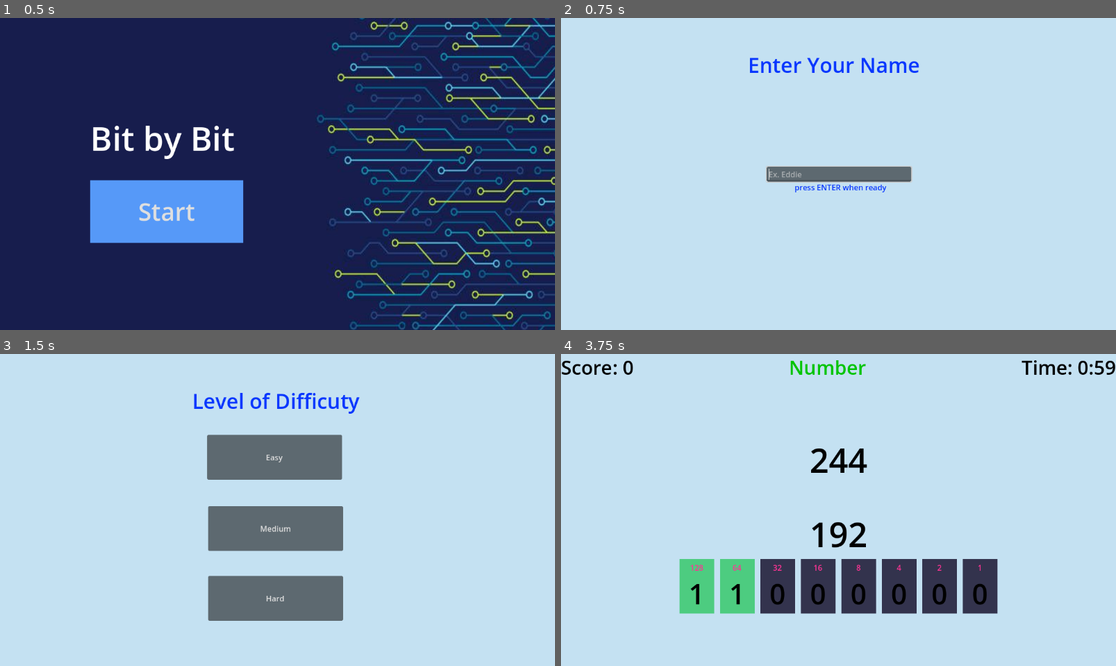
Above: before the commit, frames 1-4 (two rows, left to right).
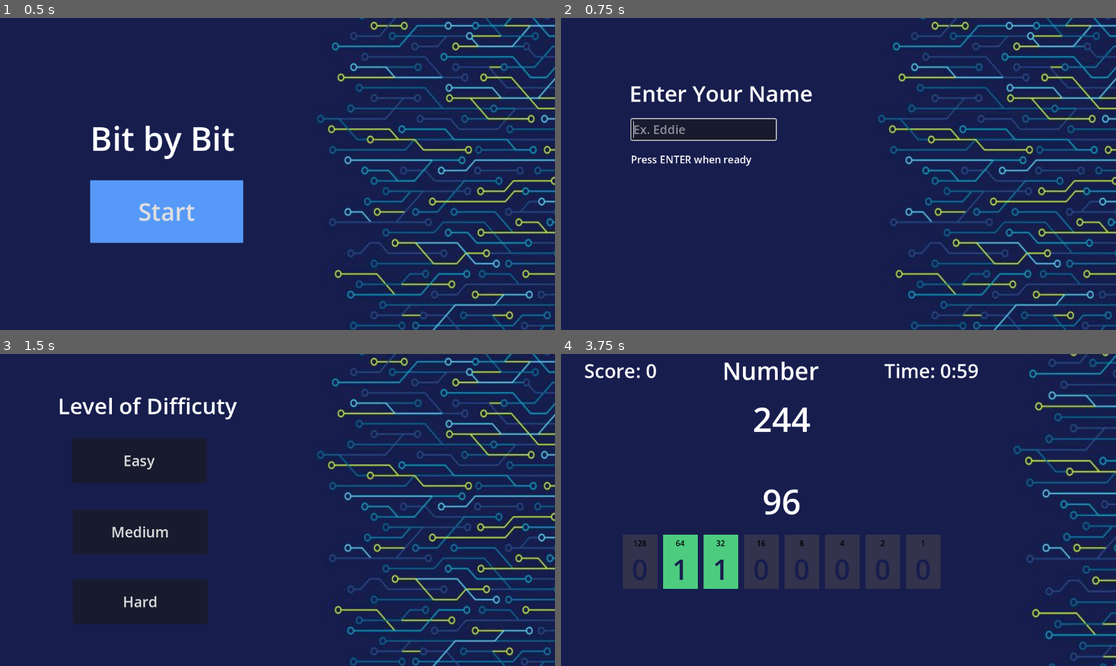
Above: after the commit, the same moments.

Repository: syddddddd/COMP4900_Project2
Game: Godot game, scene res://HomePage.tscn
Two runs of this game, one before a commit and one after it. Both use one fixed random seed, a clock stepped at 60 frames per second and the inputs below.
Inputs (mouse positions are in pixels of both pictures, inside the frame that each line leads up to):
- Up to frame 1 (0.5 s): no input
- Up to frame 2 (0.75 s): click "Start" at 0.5 s
- Up to frame 3 (1.5 s): tap Enter (ui_accept) at 1.25 s; move the mouse to (399, 494) at 1.27 s; click (399, 494) at 1.42 s
- Up to frame 4 (3.75 s): tap Enter (ui_accept) at 1.52, 3.02, 3.5 s; click "Easy" at 2 s; tap Space at 2.75 s; move the mouse to (694, 584) at 2.77 s; click (694, 584) at 2.92 s; move the mouse to (738, 584) at 3.52 s; click (738, 584) at 3.67 s

Frame 1 is identical in both runs. In frame 2, 100% of the frame differs, in the area x 0-100%, y 0-100%; in frame 3, 100%; in frame 4, 97%.

Commit message:
add new colors

Diff:
--- a/project-2-comp-49000/Difficulty.tscn
+++ b/project-2-comp-49000/Difficulty.tscn
@@ -1,8 +1,12 @@
-[gd_scene load_steps=3 format=3 uid="uid://dwtwj02q62gnn"]
+[gd_scene load_steps=5 format=3 uid="uid://dwtwj02q62gnn"]
 
 [ext_resource type="Script" uid="uid://ctlonob5tm0wl" path="res://difficulty.gd" id="1_vldk0"]
+[ext_resource type="Texture2D" uid="uid://csn7ey8vpbfpf" path="res://images/bg-full.jpeg" id="2_sweb4"]
 
 [sub_resource type="Theme" id="Theme_sweb4"]
+
+[sub_resource type="LabelSettings" id="LabelSettings_356hk"]
+font_size = 46
 
 [node name="Difficulty" type="Node2D"]
 script = ExtResource("1_vldk0")
@@ -10,39 +14,47 @@
 [node name="Background" type="ColorRect" parent="."]
 offset_right = 1152.0
 offset_bottom = 648.0
-color = Color(0.7670034, 0.88246983, 0.9477405, 1)
+color = Color(0.09019608, 0.11372549, 0.3019608, 1)
+
+[node name="bg-full" type="Sprite2D" parent="Background"]
+position = Vector2(727.49994, 325.625)
+scale = Vector2(1.4526143, 1.6694373)
+texture = ExtResource("2_sweb4")
 
 [node name="DifficultyTitle" type="Label" parent="."]
-offset_left = 317.0
-offset_top = 68.0
-offset_right = 828.0
-offset_bottom = 127.0
+offset_left = 120.0
+offset_top = 75.0
+offset_right = 631.0
+offset_bottom = 134.0
 theme = SubResource("Theme_sweb4")
 theme_override_colors/font_color = Color(0.03137255, 0.21176471, 1, 1)
 theme_override_font_sizes/font_size = 43
 text = "Level of Difficuty"
-horizontal_alignment = 1
+label_settings = SubResource("LabelSettings_356hk")
 
 [node name="Easy" type="Button" parent="."]
-offset_left = 430.0
-offset_top = 168.0
-offset_right = 710.0
-offset_bottom = 261.0
+offset_left = 149.0
+offset_top = 175.0
+offset_right = 429.0
+offset_bottom = 268.0
+theme_override_font_sizes/font_size = 30
 text = "Easy
 "
 
 [node name="Medium" type="Button" parent="."]
-offset_left = 432.0
-offset_top = 316.0
-offset_right = 712.0
-offset_bottom = 409.0
+offset_left = 151.0
+offset_top = 323.0
+offset_right = 431.0
+offset_bottom = 416.0
+theme_override_font_sizes/font_size = 30
 text = "Medium"
 
 [node name="Hard" type="Button" parent="."]
-offset_left = 432.0
-offset_top = 461.0
-offset_right = 712.0
-offset_bottom = 554.0
+offset_left = 151.0
+offset_top = 468.0
+offset_right = 431.0
+offset_bottom = 561.0
+theme_override_font_sizes/font_size = 30
 text = "Hard"
 
 [connection signal="pressed" from="Easy" to="." method="_on_easy_pressed"]
--- a/project-2-comp-49000/Game.tscn
+++ b/project-2-comp-49000/Game.tscn
@@ -1,19 +1,17 @@
-[gd_scene load_steps=6 format=3 uid="uid://bp853q3eqwkuw"]
+[gd_scene load_steps=7 format=3 uid="uid://bp853q3eqwkuw"]
 
 [ext_resource type="PackedScene" uid="uid://o5ayisyicsiv" path="res://bit.tscn" id="1_wbfu4"]
 [ext_resource type="Script" uid="uid://xhu4d8nfstr8" path="res://game.gd" id="1_xkndl"]
+[ext_resource type="Texture2D" uid="uid://csn7ey8vpbfpf" path="res://images/bg-full.jpeg" id="2_u44n3"]
 
 [sub_resource type="LabelSettings" id="LabelSettings_6ubv3"]
 font_size = 40
-font_color = Color(0, 0, 0, 1)
 
 [sub_resource type="LabelSettings" id="LabelSettings_wbfu4"]
-font_size = 40
-font_color = Color(0, 0.76862746, 0, 1)
+font_size = 50
 
 [sub_resource type="LabelSettings" id="LabelSettings_xkndl"]
 font_size = 70
-font_color = Color(0, 0, 0, 1)
 
 [node name="Game" type="Node2D"]
 script = ExtResource("1_xkndl")
@@ -21,11 +19,17 @@
 [node name="Background" type="ColorRect" parent="."]
 offset_right = 1152.0
 offset_bottom = 648.0
-color = Color(0.7670034, 0.88246983, 0.9477405, 1)
+color = Color(0.09019608, 0.11372549, 0.3019608, 1)
+
+[node name="BgFull" type="Sprite2D" parent="Background"]
+position = Vector2(1012.5, 321.49997)
+scale = Vector2(1.5310459, 1.7570331)
+texture = ExtResource("2_u44n3")
 
 [node name="TopBar" type="HBoxContainer" parent="."]
-offset_right = 1152.0
-offset_bottom = 55.0
+offset_left = 48.0
+offset_right = 867.0
+offset_bottom = 69.0
 
 [node name="Score" type="Label" parent="TopBar"]
 layout_mode = 2
@@ -51,8 +55,8 @@
 label_settings = SubResource("LabelSettings_6ubv3")
 
 [node name="CenterContainer" type="CenterContainer" parent="."]
-offset_right = 1152.0
-offset_bottom = 648.0
+offset_right = 917.0
+offset_bottom = 513.0
 
 [node name="Game Area" type="VBoxContainer" parent="CenterContainer"]
 layout_mode = 2
@@ -69,6 +73,7 @@
 layout_mode = 2
 
 [node name="current value" type="Label" parent="CenterContainer/Game Area"]
+custom_minimum_size = Vector2(0, 130)
 layout_mode = 2
 text = "0"
 label_settings = SubResource("LabelSettings_xkndl")
--- a/project-2-comp-49000/NameSelect.tscn
+++ b/project-2-comp-49000/NameSelect.tscn
@@ -1,11 +1,15 @@
-[gd_scene load_steps=4 format=3 uid="uid://lol6twad70hw"]
+[gd_scene load_steps=6 format=3 uid="uid://lol6twad70hw"]
 
 [ext_resource type="Script" uid="uid://723yndgu01gp" path="res://name_select.gd" id="1_tc8jb"]
+[ext_resource type="Texture2D" uid="uid://csn7ey8vpbfpf" path="res://images/bg-full.jpeg" id="2_3thr1"]
 
 [sub_resource type="Theme" id="Theme_boddn"]
 
+[sub_resource type="LabelSettings" id="LabelSettings_3thr1"]
+font_size = 46
+
 [sub_resource type="LabelSettings" id="LabelSettings_tc8jb"]
-font_color = Color(0.03137255, 0.21176471, 1, 1)
+font_size = 21
 
 [node name="Node2D" type="Node2D"]
 script = ExtResource("1_tc8jb")
@@ -13,34 +17,42 @@
 [node name="Background" type="ColorRect" parent="."]
 offset_right = 1154.0
 offset_bottom = 649.0
-color = Color(0.7670034, 0.88246983, 0.9477405, 1)
+color = Color(0.09019608, 0.11372549, 0.3019608, 1)
+
+[node name="bg-full" type="Sprite2D" parent="Background"]
+position = Vector2(727.49994, 325.625)
+scale = Vector2(1.4526143, 1.6694373)
+texture = ExtResource("2_3thr1")
 
 [node name="DifficultyTitle" type="Label" parent="."]
-offset_left = 317.0
-offset_top = 68.0
-offset_right = 828.0
-offset_bottom = 127.0
+offset_left = 83.0
+offset_top = 124.0
+offset_right = 594.0
+offset_bottom = 183.0
 theme = SubResource("Theme_boddn")
 theme_override_colors/font_color = Color(0.03137255, 0.21176471, 1, 1)
 theme_override_font_sizes/font_size = 43
 text = "Enter Your Name "
+label_settings = SubResource("LabelSettings_3thr1")
 horizontal_alignment = 1
 
 [node name="Label" type="Label" parent="."]
-offset_left = 427.0
-offset_top = 340.0
-offset_right = 734.0
-offset_bottom = 392.0
-text = "press ENTER when ready"
+offset_left = 145.0
+offset_top = 279.0
+offset_right = 452.0
+offset_bottom = 331.0
+text = "Press ENTER when ready"
 label_settings = SubResource("LabelSettings_tc8jb")
-horizontal_alignment = 1
 
 [node name="CenterContainer" type="CenterContainer" parent="."]
-offset_right = 1154.0
-offset_bottom = 649.0
+offset_left = -14.0
+offset_top = 16.0
+offset_right = 606.0
+offset_bottom = 447.0
 
 [node name="LineEdit" type="LineEdit" parent="CenterContainer"]
 custom_minimum_size = Vector2(300, 0)
 layout_mode = 2
+theme_override_font_sizes/font_size = 25
 placeholder_text = "Ex. Eddie"
 caret_blink = true
--- a/project-2-comp-49000/bit.tscn
+++ b/project-2-comp-49000/bit.tscn
@@ -6,11 +6,11 @@
 size = Vector2(72, 113)
 
 [sub_resource type="LabelSettings" id="LabelSettings_wmc4k"]
-font_color = Color(1, 0.2, 0.58431375, 1)
+font_color = Color(0, 0, 0, 1)
 
 [sub_resource type="LabelSettings" id="LabelSettings_nie6h"]
 font_size = 58
-font_color = Color(0, 0, 0, 1)
+font_color = Color(0.09019608, 0.11372549, 0.3019608, 1)
 
 [node name="Bit1" type="Area2D"]
 script = ExtResource("1_wmc4k")
@@ -23,7 +23,6 @@
 offset_right = 72.0
 offset_bottom = 113.0
 mouse_filter = 2
-color = Color(5.583167e-06, 0.9859367, 0.87824684, 1)
 
 [node name="DifficultyHelp" type="Label" parent="."]
 offset_right = 72.0
